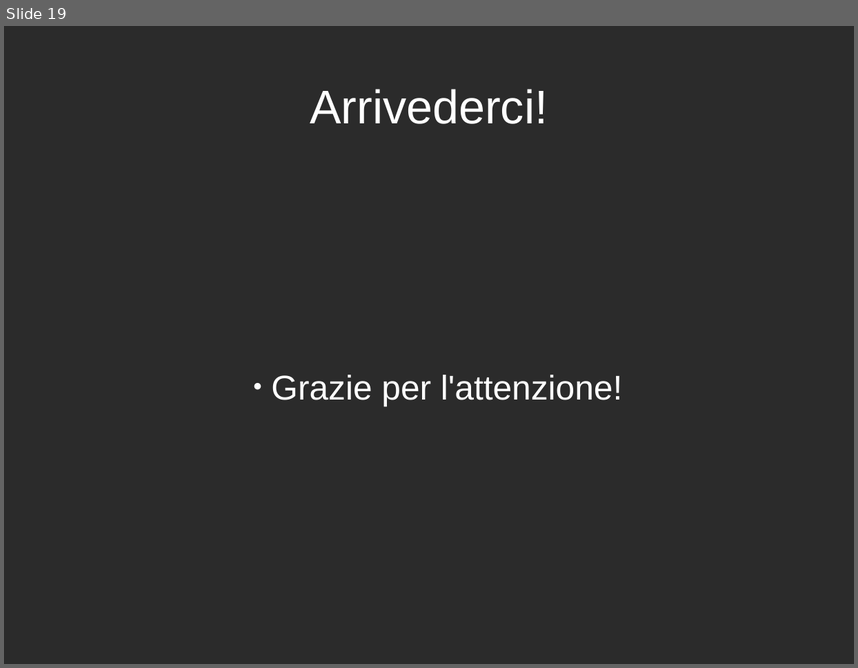
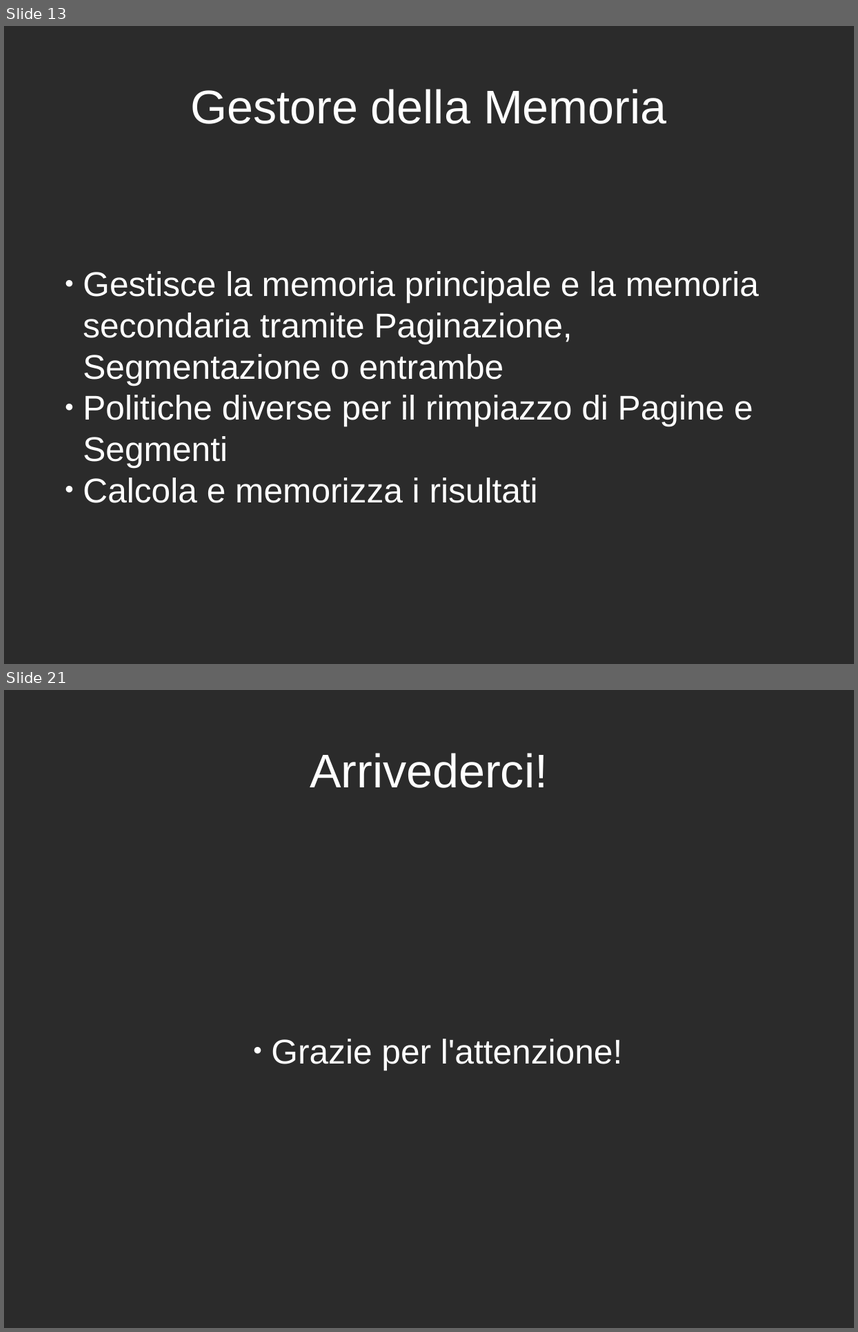
Before and after one commit to danybony/sigem, a slide deck: doc/RPP/presentazione.odp. Shown one above the other, each under a label of ours: slide 19 before the commit, slides 13 and 21 after it; the slides between them are not shown. The pictures are 858x668 and 858x1332 pixels, drawn with LibreOffice and Linux fonts; fonts in the diff are those of the drawing; background and template pictures are left out; a plain dark background stands for a picture behind light text. Boxes give left, top, right and bottom in pixels: in the first picture for what was removed or moved away, otherwise in the second. Text is boxed around its words. In the diff, an @@ line names an element or a change of style, - is before the commit and + after.

```diff
--- a/doc/RPP/presentazione.odp
+++ b/doc/RPP/presentazione.odp
@@ slide 13 added at [4, 26, 854, 664], background picture (left out) @@
@@ title added at [190, 89, 667, 124], 44 pt, text #FFFFFF @@
+Gestore della Memoria
@@ subtitle added at [83, 271, 759, 503], 32 pt, text #FFFFFF @@
+  ● Gestisce la memoria principale e la memoria secondaria tramite Paginazione, Segmentazione o entrambe
+  ● Politiche diverse per il rimpiazzo di Pagine e Segmenti
+  ● Calcola e memorizza i risultati
@@ what was slide 19 is now slide 21 @@
```
Also in this commit, not shown: 15 slides changed, 1 other slide added.
